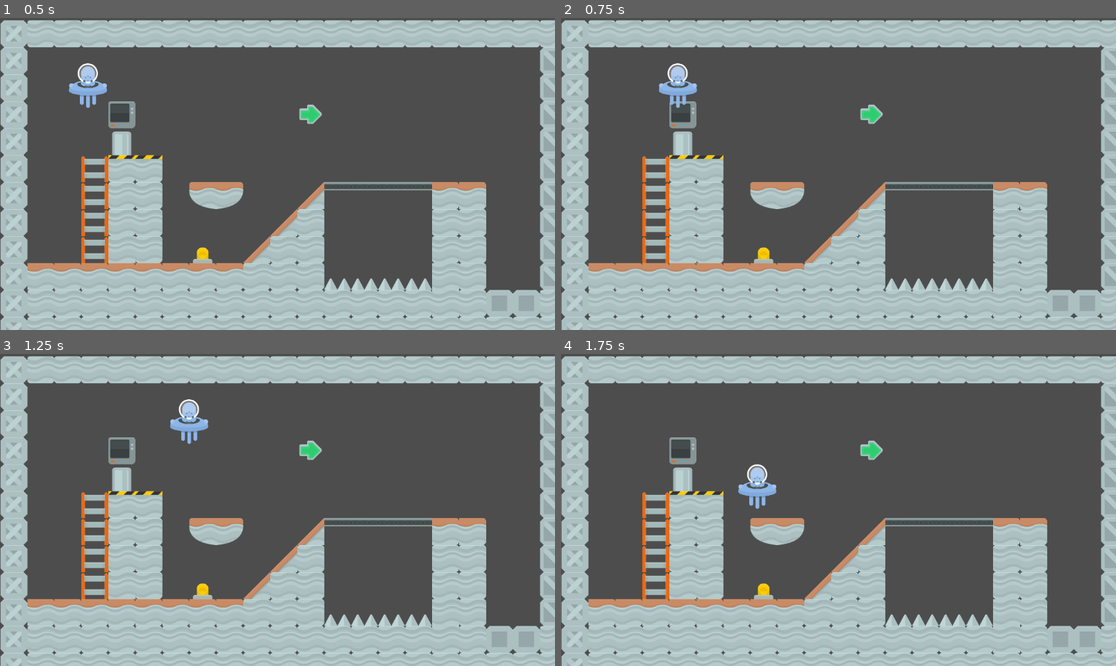
Above: before the commit, frames 1-4 (two rows, left to right).
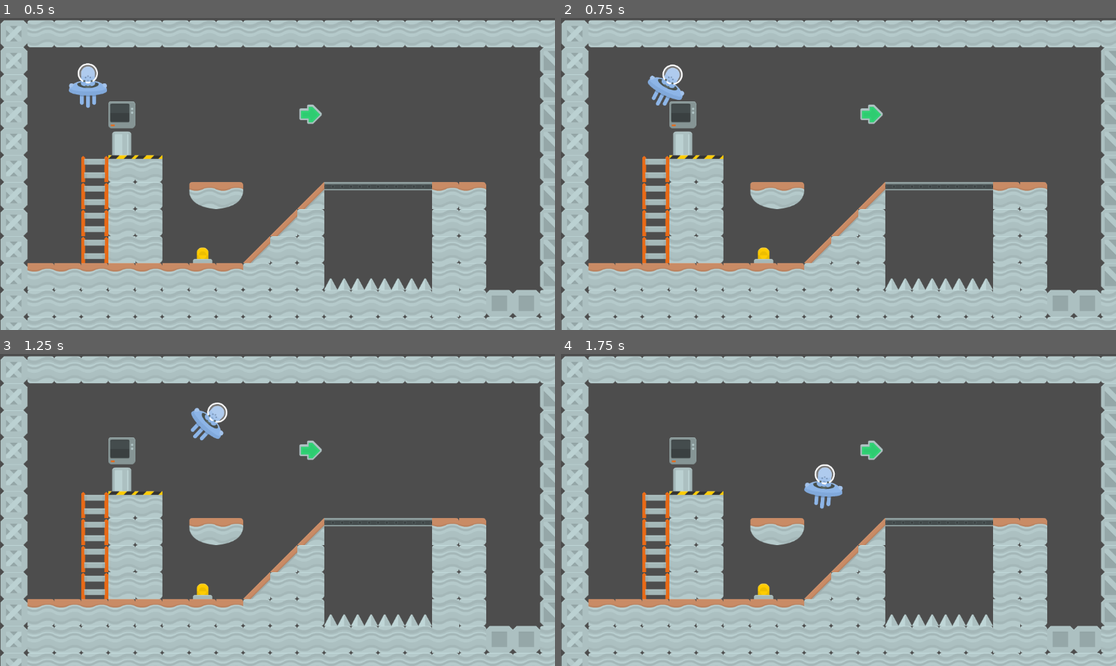
Above: after the commit, the same moments.

Repository: AngeloSouza1/proj-godot
Game: Godot game, scene res://world.tscn
The game is run twice, just before and just after one commit, with the same random seed, the same clock (stepped at 60 frames per second) and the same inputs.
Inputs:
- Up to frame 1 (0.5 s): no input
- Up to frame 2 (0.75 s): tap Enter at 0.5 s; hold Right (ui_right) from 0.53 s (still down)
- Up to frame 3 (1.25 s): keep holding Right (ui_right)
- Up to frame 4 (1.75 s): release Right (ui_right) at 1.28 s; hold Down (ui_down) from 1.28 s (still down)

Frame 1 is identical in both runs. In frame 2, 0.6% of the frame differs, in the area x 15-25%, y 14-29%; in frame 3, 0.8%; in frame 4, 1.0%, in the area x 31-51%, y 35-50%.

Commit message:
chore: melhorando a movimentacao do personagem

Diff:
--- a/Industrial_Plataformer/scripts/player.gd
+++ b/Industrial_Plataformer/scripts/player.gd
@@ -1,10 +1,14 @@
 extends CharacterBody2D
 
-
-const SPEED = 300.0
-
+@export var speed = 3
+@export_range(0, 1) var lerp_factor = 0.5
+@onready var sprite = %Sprite
 
 func _physics_process(delta):
 	var direction = Input.get_vector("ui_left", "ui_right", "ui_up", "ui_down")
-	velocity = direction * SPEED
+	var target_velocity = direction * speed * 100.0
+	velocity = lerp(velocity, target_velocity, lerp_factor)
 	move_and_slide()
+
+	var target_rotation = direction.x * 45.0
+	sprite.rotation_degrees = lerp(sprite.rotation_degrees, target_rotation, lerp_factor)
--- a/Industrial_Plataformer/world.tscn
+++ b/Industrial_Plataformer/world.tscn
@@ -27,11 +27,14 @@
 position = Vector2(76.2499, 243.75)
 motion_mode = 1
 script = ExtResource("2_1u7ij")
+speed = 5
+lerp_factor = 0.075
 
 [node name="CollisionShape2D" type="CollisionShape2D" parent="Player"]
 shape = SubResource("CircleShape2D_p5c82")
 
-[node name="ShipBlueManned" type="Sprite2D" parent="Player"]
+[node name="Sprite" type="Sprite2D" parent="Player"]
+unique_name_in_owner = true
 scale = Vector2(0.8, 0.8)
 texture = ExtResource("3_2dp6y")
 
